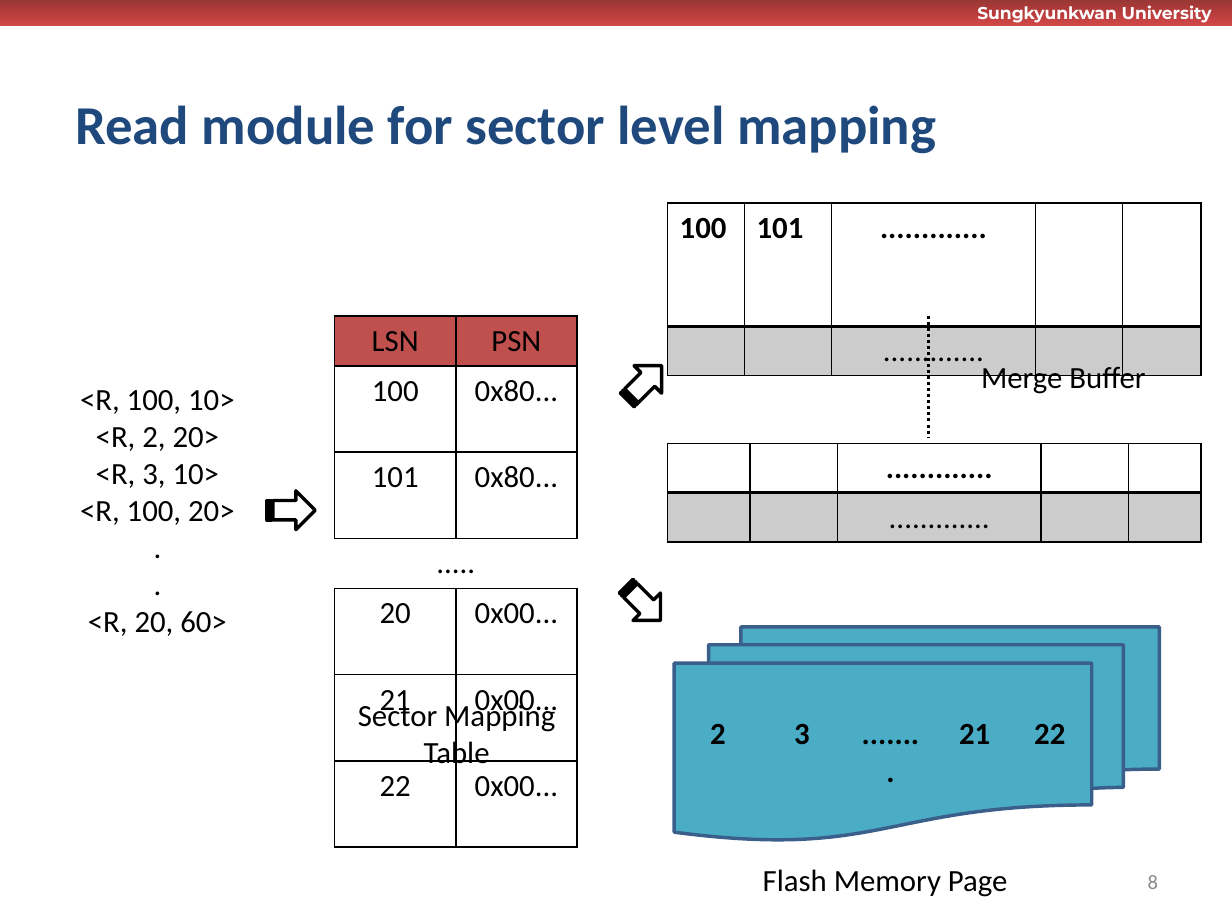
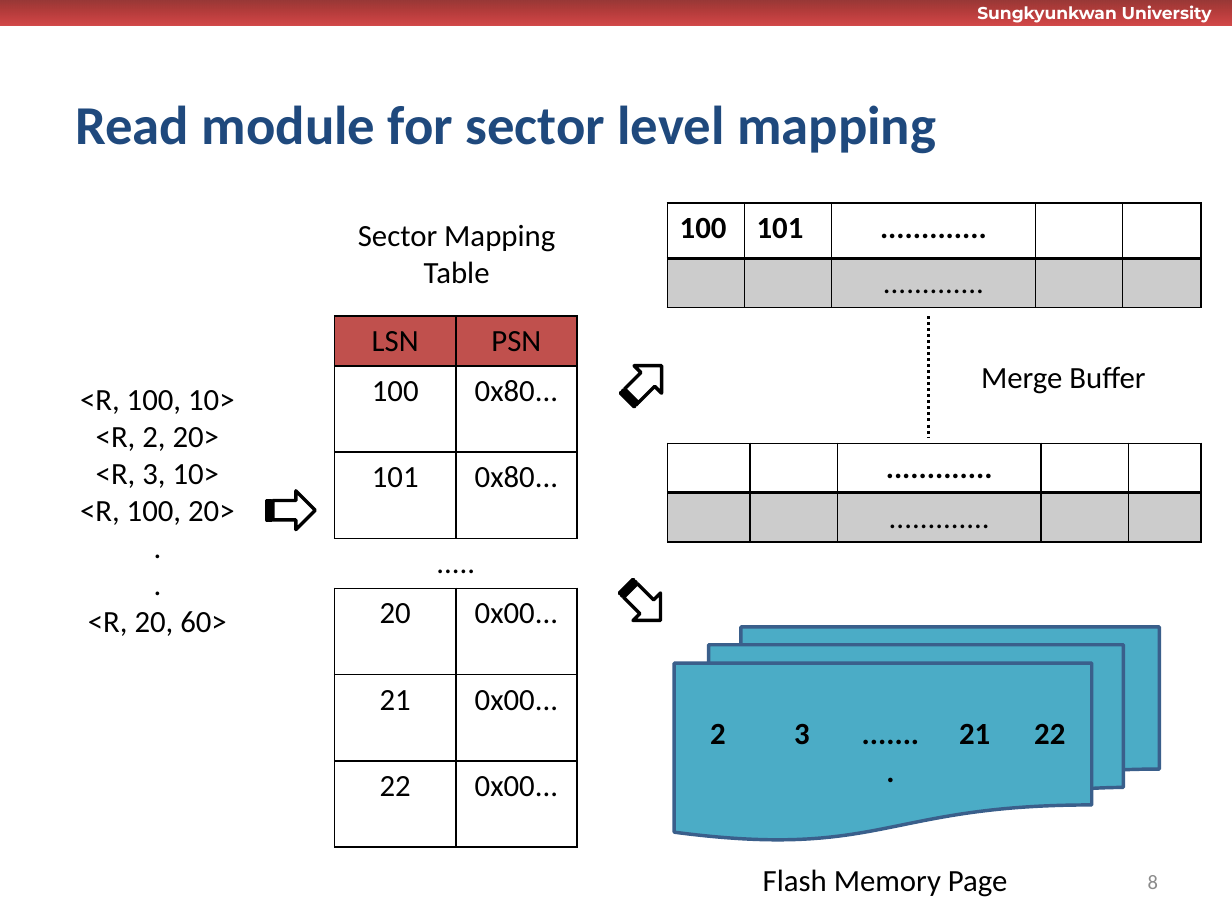
Before and after one commit to wurikiji/tutorial2-dev, a slide deck: slide 8 of docs/발표자료.pptx. Drawn at 1232x924 pixels with LibreOffice and Linux fonts; fonts in the diff are those of the drawing; background and template pictures are left out. Boxes give left, top, right and bottom in pixels: in the first picture for what was removed or moved away, otherwise in the second. Text is boxed around its words. In the diff, an @@ line names an element or a change of style, - is before the commit and + after.

```diff
--- a/docs/발표자료.pptx
+++ b/docs/발표자료.pptx
@@ text "Sector Mapping" rewrapped from (x1=358, y1=701, x2=555, y2=772) to (x1=358, y1=225, x2=555, y2=284) @@
@@ table resized from (x1=668, y1=203, x2=1201, y2=376) to (x1=668, y1=203, x2=1201, y2=308) @@
```
Also in this commit, not shown: 4 other slides changed.
